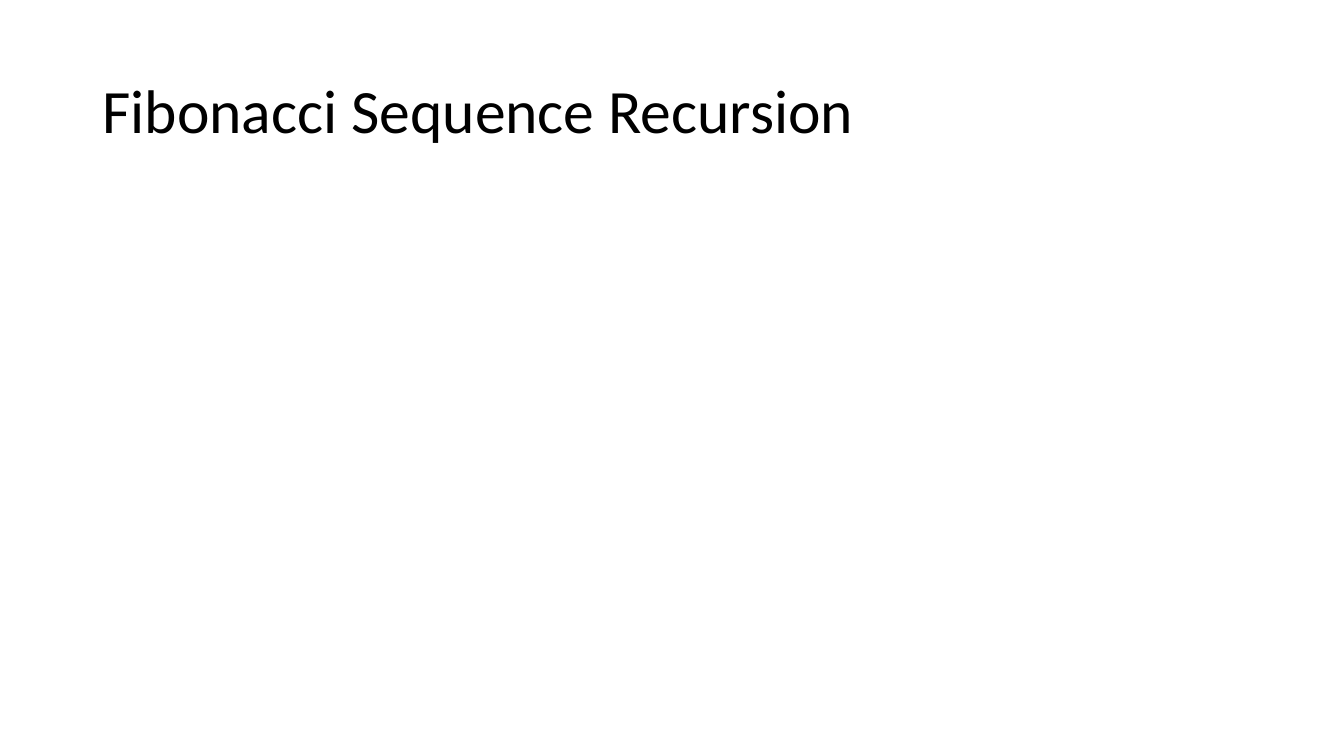
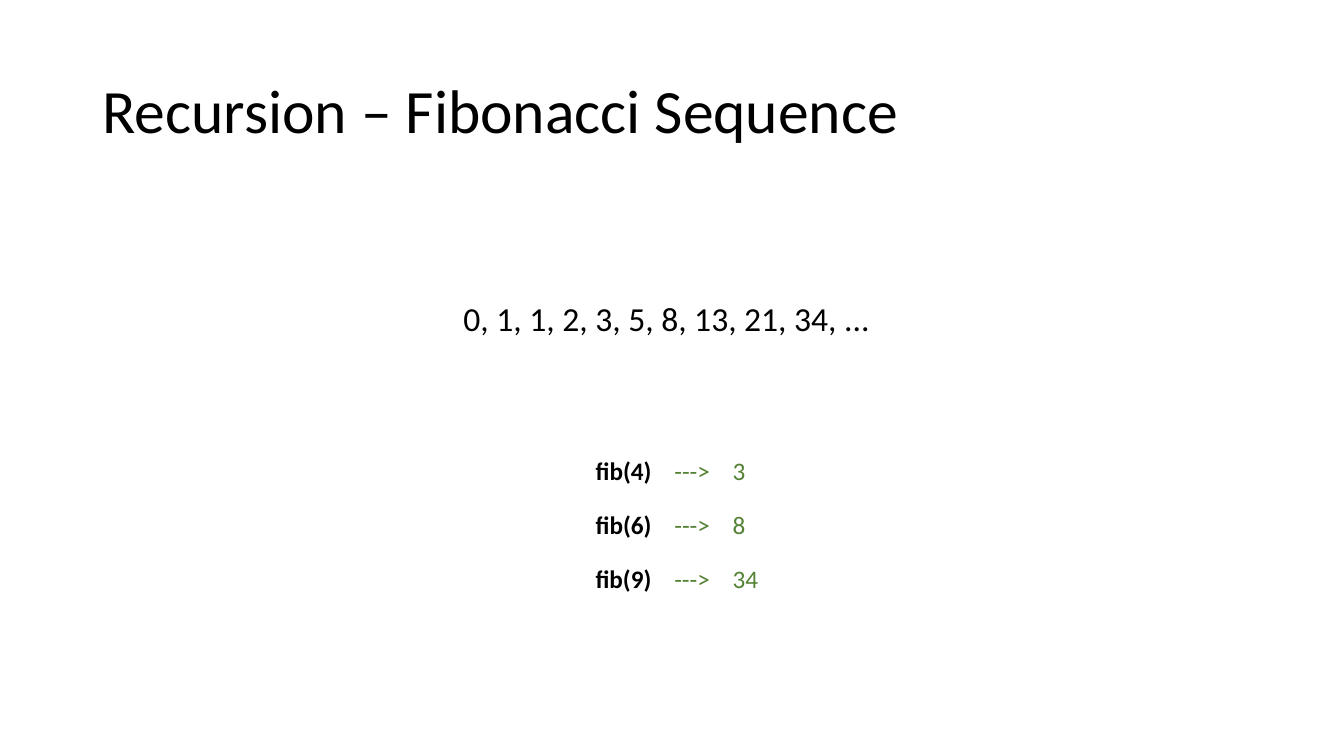
Before and after one commit to echoaj/TCS_PowerPoints, a slide deck: slide 69 of PowerPoints/Recursion.pptx (slide 49 before the commit). Drawn at 1344x756 pixels with LibreOffice and Linux fonts; fonts in the diff are those of the drawing. Boxes give left, top, right and bottom in pixels: in the first picture for what was removed or moved away, otherwise in the second. Text is boxed around its words. In the diff, an @@ line names an element or a change of style, - is before the commit and + after.

```diff
--- a/PowerPoints/Recursion.pptx
+++ b/PowerPoints/Recursion.pptx
@@ title at [102,90,898,143]: text changed @@
-Fibonacci Sequence Recursion
+Recursion – Fibonacci Sequence
@@ text added at [463,308,836,335], 24 pt, text #000000 @@
+0, 1, 1, 2, 3, 5, 8, 13, 21, 34, ...
@@ text added at [596,461,746,484], 18 pt, text #000000, bold @@
+fib(4) ---> 3
@@ text added at [596,515,746,538], 18 pt, text #000000, bold @@
+fib(6) ---> 8
@@ text added at [596,569,759,592], 18 pt, text #000000, bold @@
+fib(9) ---> 34
```
Also in this commit, not shown: 59 slides added, 2 other files.
